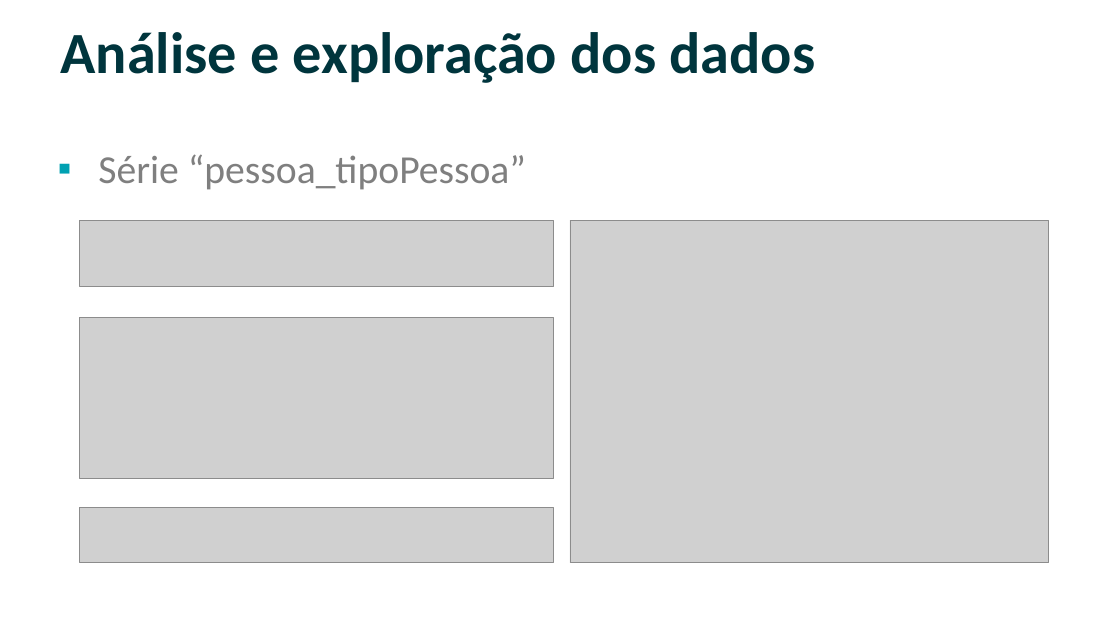
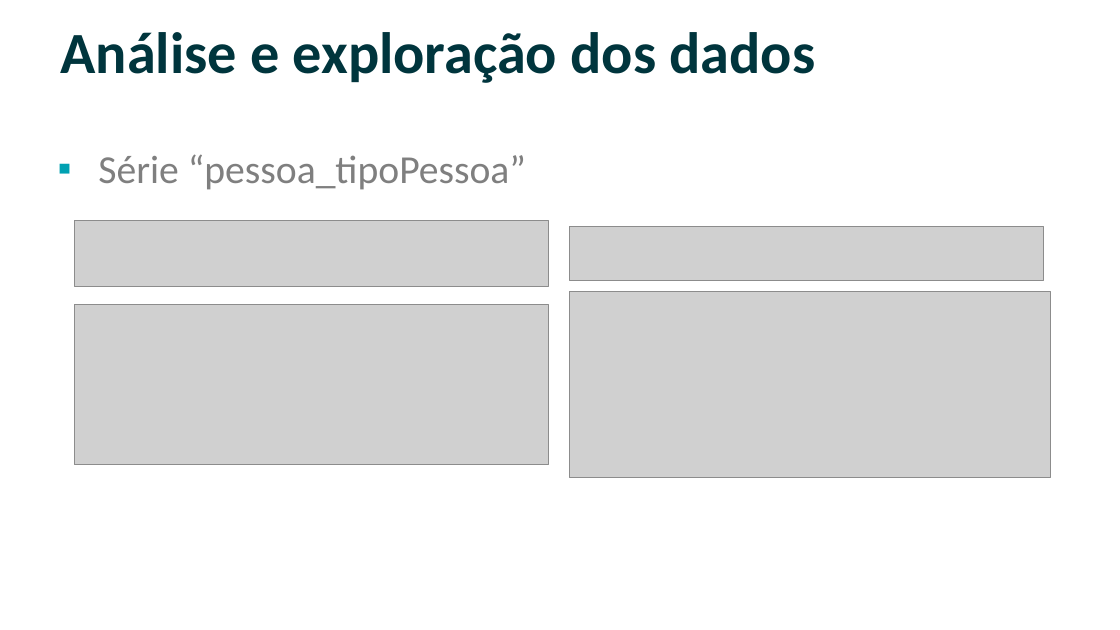
Before and after one commit to willsancheslima/tcc-puc-minas, a slide deck: slide 22 of doc/apresentacao.pptx (slide 32 before the commit). Drawn at 1120x630 pixels with LibreOffice and Linux fonts; fonts in the diff are those of the drawing; grey boxes stand for pictures; background and template pictures are left out. Boxes give left, top, right and bottom in pixels: in the first picture for what was removed or moved away, otherwise in the second. Text is boxed around its words. In the diff, an @@ line names an element or a change of style, - is before the commit and + after.

```diff
--- a/doc/apresentacao.pptx
+++ b/doc/apresentacao.pptx
@@ picture: place and size @@
-picture at [79,220,554,287]
+picture at [74,220,549,287]
@@ picture: place and size @@
-picture at [79,508,554,562]
+picture at [570,226,1044,280]
@@ picture: place and size @@
-picture at [571,220,1049,563]
+picture at [570,292,1051,478]
@@ picture: place and size @@
-picture at [79,318,554,478]
+picture at [74,304,549,465]
```
Also in this commit, not shown: 8 other slides changed, 23 slides removed, 7 other files.
